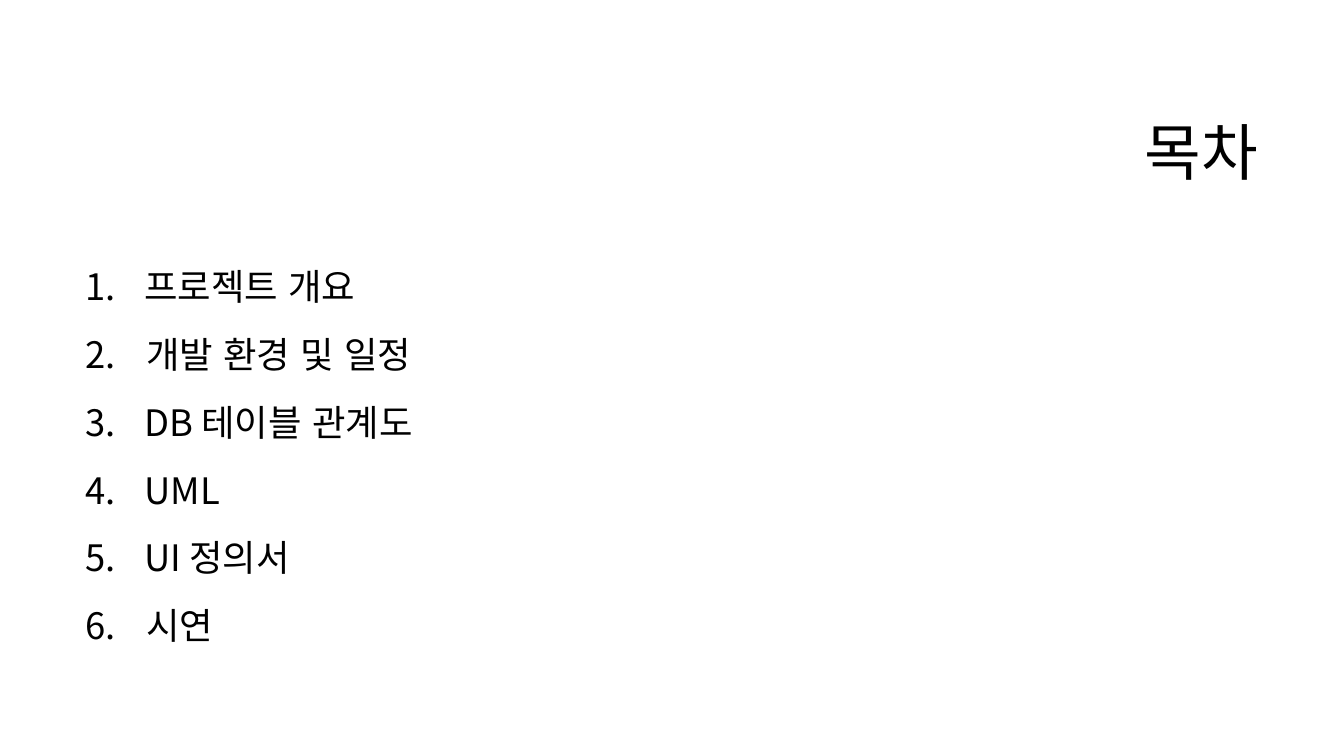
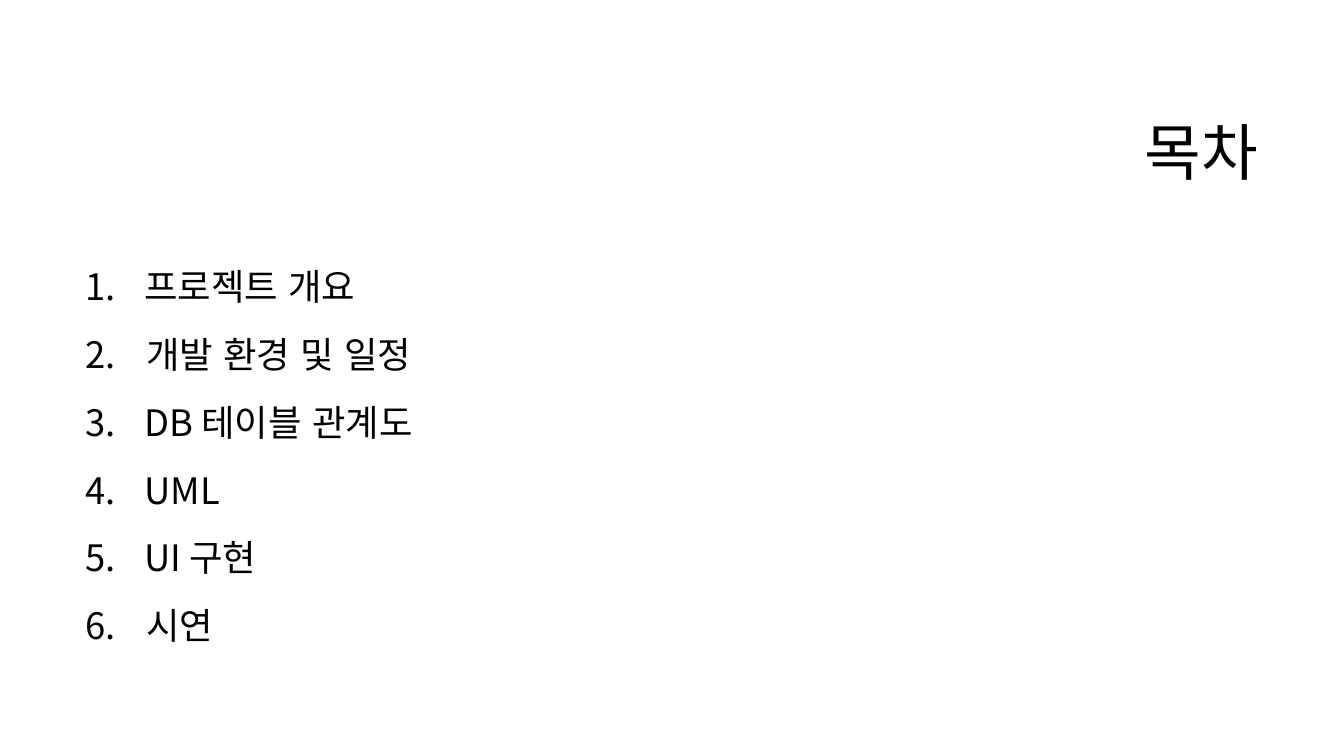
Before and after one commit to eeeeyeot/JAVATrainTicketing, a slide deck: slide 2 of 작업한 내용/기차 예매 프로그램 최종 발표.pptx. Drawn at 1344x756 pixels with LibreOffice and Linux fonts; fonts in the diff are those of the drawing; background and template pictures are left out. Boxes give left, top, right and bottom in pixels: in the first picture for what was removed or moved away, otherwise in the second. Text is boxed around its words. In the diff, an @@ line names an element or a change of style, - is before the commit and + after.

```diff
--- a/작업한 내용/기차 예매 프로그램 최종 발표.pptx
+++ b/작업한 내용/기차 예매 프로그램 최종 발표.pptx
@@ text at [144,541,256,574]: text changed @@
-5. UI 정의서
+5. UI 구현
```
Also in this commit, not shown: 8 other slides changed, 12 slides added, 3 slides removed, 19 other files.
